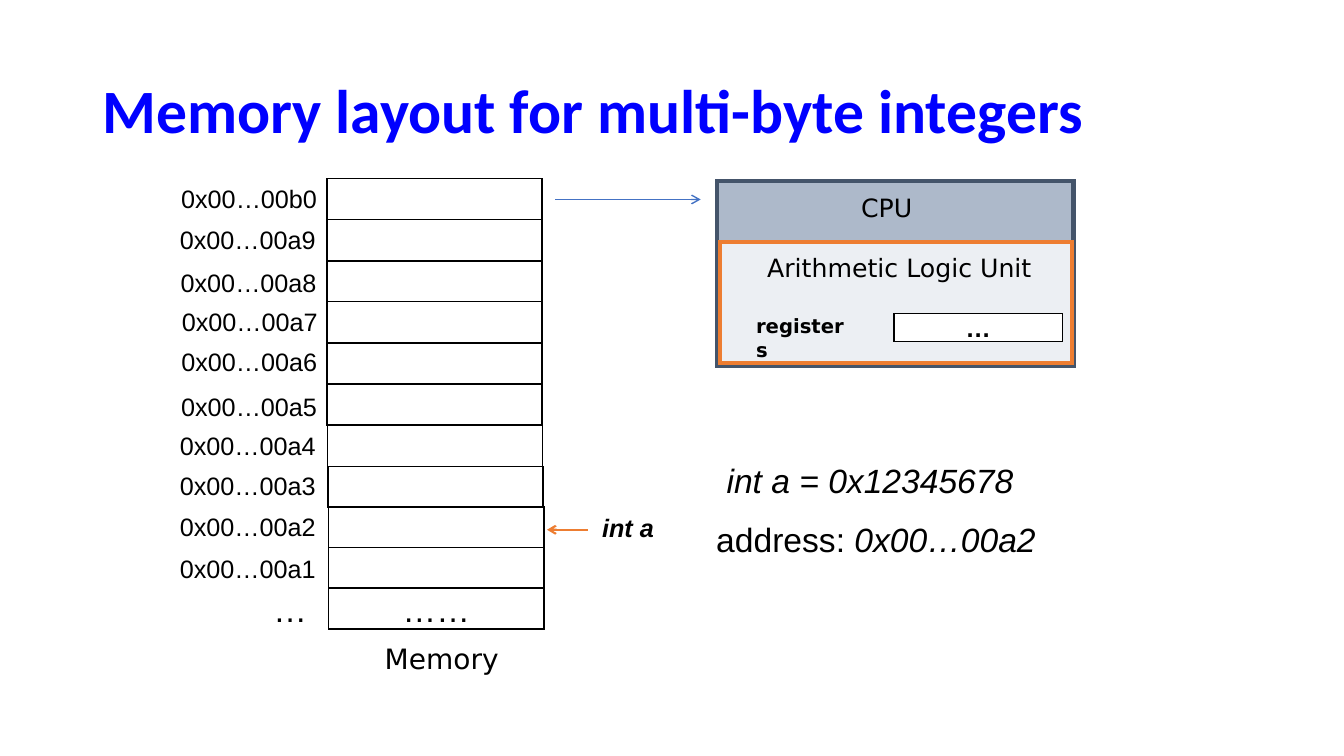
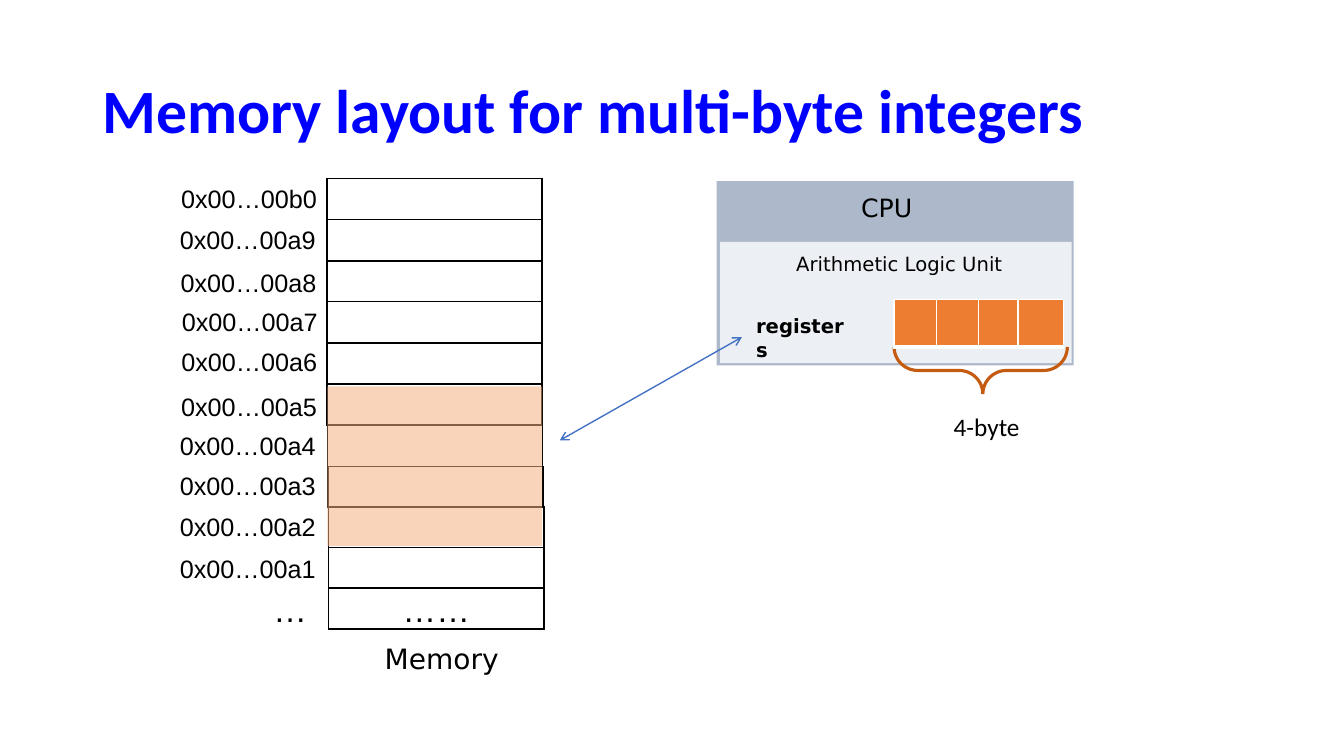
Before and after one commit to NYU-CSO/nyu-cso.github.io, a slide deck: slide 15 of notes/02-bits_bytes_int_cont.pptx (slide 13 before the commit). Drawn at 1344x756 pixels with LibreOffice and Linux fonts; fonts in the diff are those of the drawing. Boxes give left, top, right and bottom in pixels: in the first picture for what was removed or moved away, otherwise in the second. Text is boxed around its words. In the diff, an @@ line names an element or a change of style, - is before the commit and + after.

```diff
--- a/notes/02-bits_bytes_int_cont.pptx
+++ b/notes/02-bits_bytes_int_cont.pptx
@@ rectangle at (717, 181, 1074, 366): outline #44546A 3 pt to none @@
@@ rectangle at (720, 242, 1072, 363): outline #ED7D31 3 pt to none @@
@@ text "Arithmetic Logic Unit" at (796, 256, 1002, 275): size 18 to 14 pt @@
@@ table added at (894, 299, 1064, 347), 1 rows, 4 columns @@
+ |  |  | 
@@ text in rectangle at (894, 300, 1063, 342): text removed @@
-…
@@ rectangle: place and size @@
-rectangle at (894, 314, 1063, 341)
+rectangle at (894, 300, 1063, 342)
@@ arrow moved from (556, 200) - (701, 200) to (560, 441) - (742, 338) @@
@@ arrow (560, 441) - (742, 338): arrow to double arrow @@
@@ right brace added at (895, 347, 1068, 395), outline #C55A11 2.25 pt @@
@@ rectangle added at (328, 386, 542, 545), fill #F4B183 at 54% opacity @@
@@ text added at (954, 418, 1020, 440), 18 pt, text #000000 @@
+4-byte
@@ text removed at (727, 468, 1013, 494) @@
-int a = 0x12345678
@@ arrow removed from (588, 530) to (547, 530) @@
@@ text removed at (602, 518, 654, 538) @@
-int a
@@ text removed at (716, 527, 1035, 553) @@
-address: 0x00…00a2
```
Also in this commit, not shown: 14 other slides changed, 28 slides added, 4 slides removed, 2 other files.
